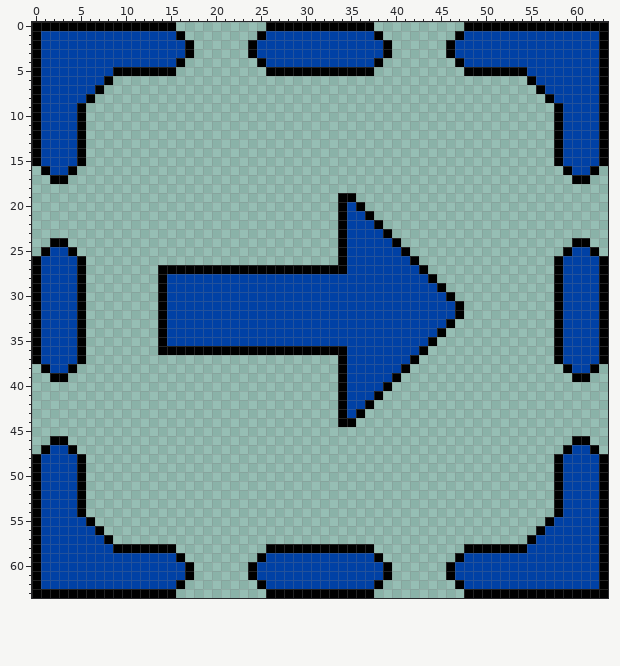
File history of a pixel-art sprite, PhaserGame/Assets/Sprites/blueBlock-Off.png. The first picture shows the starting point.
The file is 64x64 pixels. Colours within 5 levels of each other are drawn and written as one.
New version:
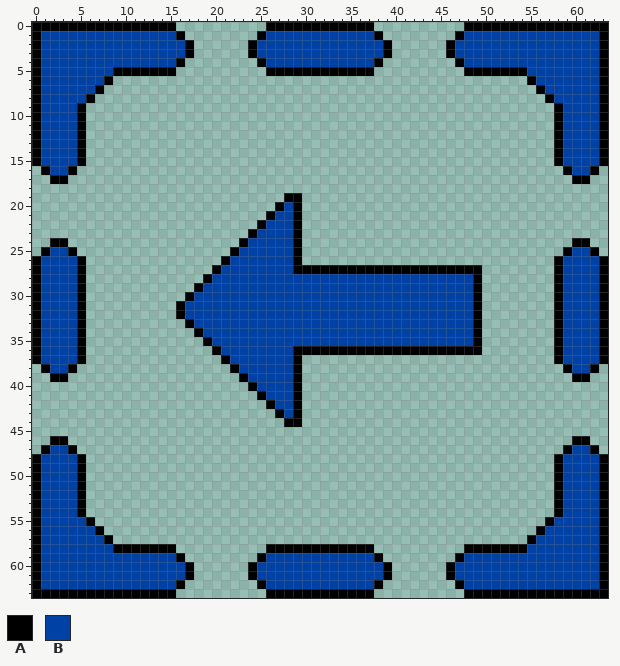
Palette (. is transparent): A #000000  B #0041a5
Changes in this commit:
y 19: x 28..29 .. -> AA; x 34..35 AA -> ..
y 20: x 27..29 ... -> ABA; x 34..36 ABA -> ...
y 21: x 26..29 .... -> ABBA; x 34..37 ABBA -> ....
y 22: x 25..29 ..... -> ABBBA; x 34..38 ABBBA -> .....
y 23: x 24..29 ...... -> ABBBBA; x 34..39 ABBBBA -> ......
y 24: x 23..29 ....... -> ABBBBBA; x 34..40 ABBBBBA -> .......
y 25: x 22..29 ........ -> ABBBBBBA; x 34..41 ABBBBBBA -> ........
y 26: x 21..29 ......... -> ABBBBBBBA; x 34..42 ABBBBBBBA -> .........
y 27: x 14..19 AAAAAA -> ......; x 21..28 AAAAAAAA -> BBBBBBBB; x 35..42 BBBBBBBB -> AAAAAAAA; x 44..49 ...... -> AAAAAA
y 28: x 14..19 ABBBBB -> .....A; x 44..49 A..... -> BBBBBA
y 29: x 14..18 ABBBB -> ....A; x 45..49 A.... -> BBBBA
y 30: x 14..17 ABBB -> ...A; x 46..49 A... -> BBBA
y 31..32: x 14..16 ABB -> ..A; x 47..49 A.. -> BBA
y 33: x 14..17 ABBB -> ...A; x 46..49 A... -> BBBA
y 34: x 14..18 ABBBB -> ....A; x 45..49 A.... -> BBBBA
y 35: x 14..19 ABBBBB -> .....A; x 44..49 A..... -> BBBBBA
y 36: x 14..19 AAAAAA -> ......; x 21..28 AAAAAAAA -> BBBBBBBB; x 35..42 BBBBBBBB -> AAAAAAAA; x 44..49 ...... -> AAAAAA
y 37: x 21..29 ......... -> ABBBBBBBA; x 34..42 ABBBBBBBA -> .........
y 38: x 22..29 ........ -> ABBBBBBA; x 34..41 ABBBBBBA -> ........
y 39: x 23..29 ....... -> ABBBBBA; x 34..40 ABBBBBA -> .......
y 40: x 24..29 ...... -> ABBBBA; x 34..39 ABBBBA -> ......
y 41: x 25..29 ..... -> ABBBA; x 34..38 ABBBA -> .....
y 42: x 26..29 .... -> ABBA; x 34..37 ABBA -> ....
y 43: x 27..29 ... -> ABA; x 34..36 ABA -> ...
y 44: x 28..29 .. -> AA; x 34..35 AA -> ..
Changed places in both pictures, as pixel boxes (x1, y1, x2, y2):
changed: (158, 193, 302, 427)
changed: (338, 193, 482, 427)
